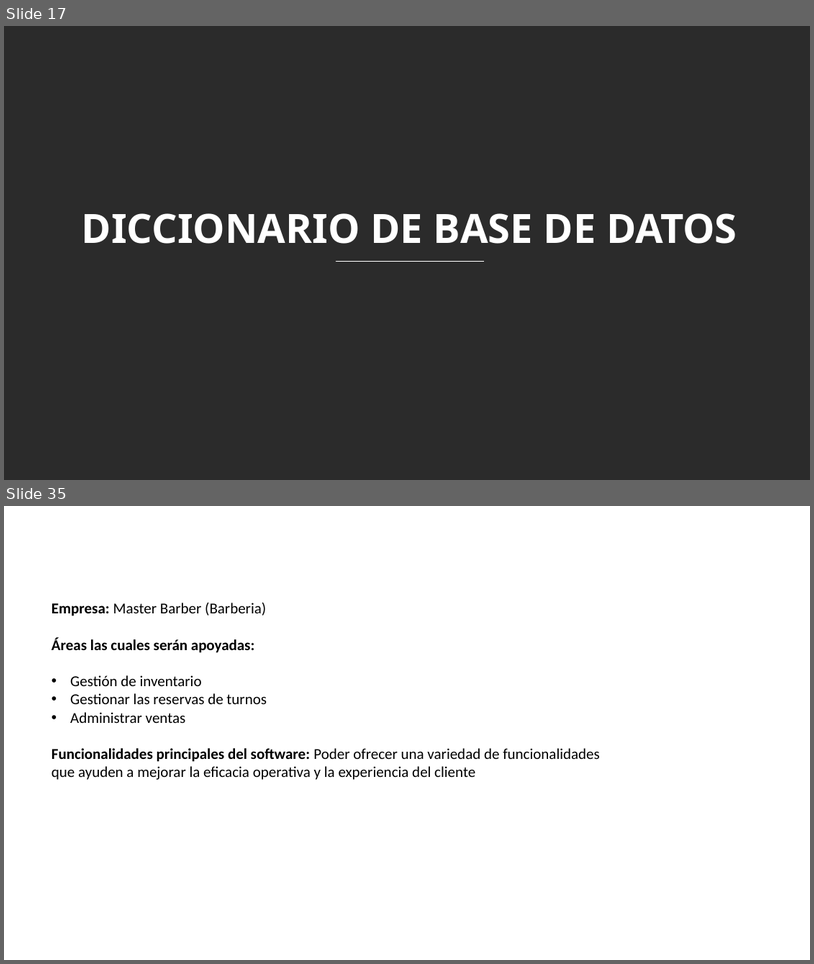
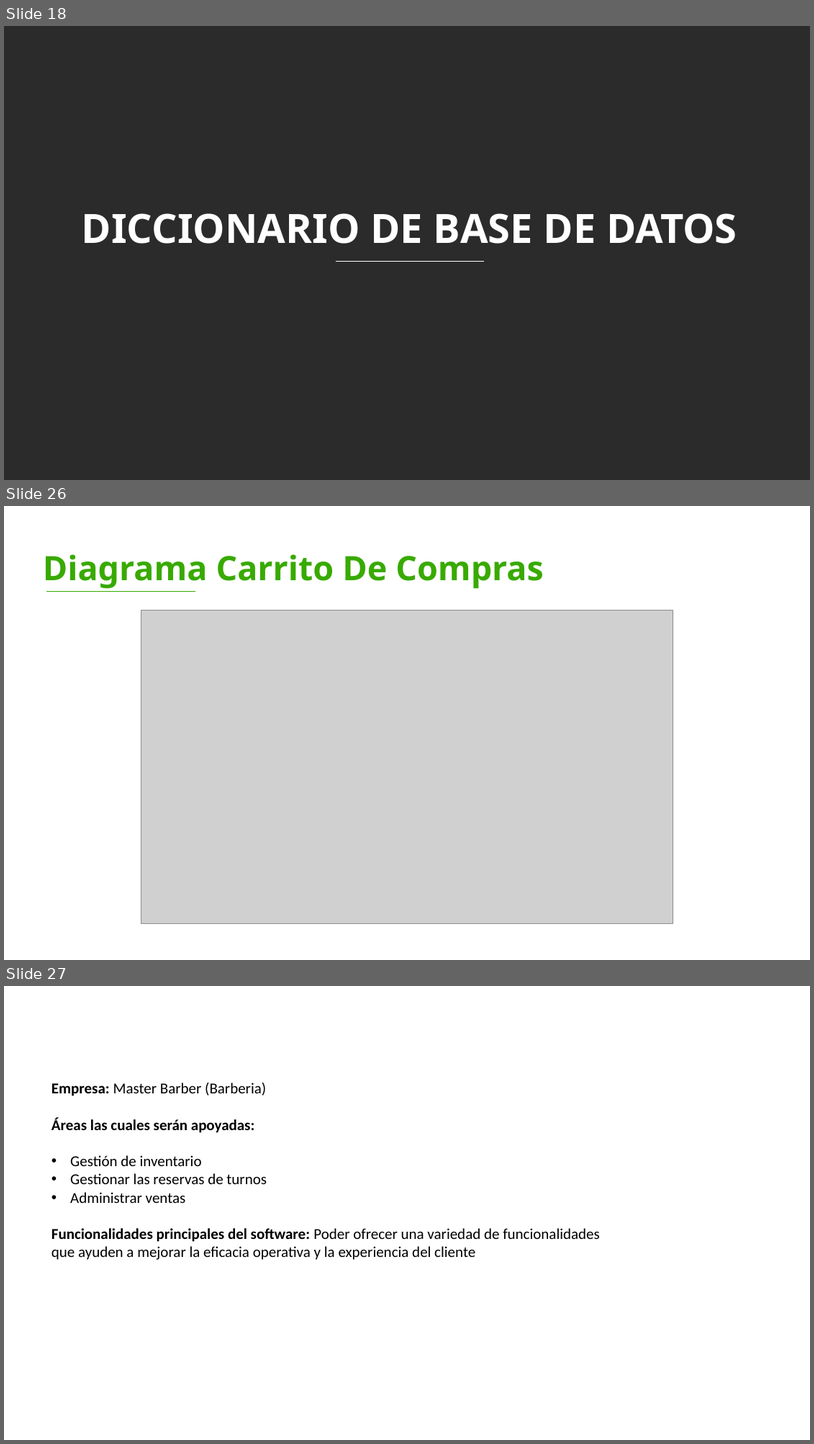
Before and after one commit to DavidV4iss/Master-Barber, a slide deck: PRESENTACION ENTREGABLES 2/Entregables 2.pptx. Shown one above the other, each under a label of ours: slides 17 and 35 before the commit, slides 18, 26 and 27 after it; the slides between them are not shown. The pictures are 814x964 and 814x1444 pixels, drawn with LibreOffice and Linux fonts; fonts in the diff are those of the drawing; grey boxes stand for pictures; background and template pictures are left out; a plain dark background stands for a picture behind light text. Boxes give left, top, right and bottom in pixels: in the first picture for what was removed or moved away, otherwise in the second. Text is boxed around its words. In the diff, an @@ line names an element or a change of style, - is before the commit and + after.

```diff
--- a/PRESENTACION ENTREGABLES 2/Entregables 2.pptx
+++ b/PRESENTACION ENTREGABLES 2/Entregables 2.pptx
@@ slide 26 added at bbox=[4, 506, 810, 960], background picture (left out) @@
@@ text added at bbox=[43, 554, 543, 589], 40 pt, text #38AA00, bold @@
+Diagrama Carrito De Compras
@@ line added from (47, 591) to (196, 591), #38AA00 1 pt @@
@@ picture added at bbox=[141, 610, 674, 924] @@
@@ what was slide 17 is now slide 18 @@
@@ what was slide 35 is now slide 27 @@
```
Also in this commit, not shown: 5 slides changed, 6 other slides added, 15 slides removed.
